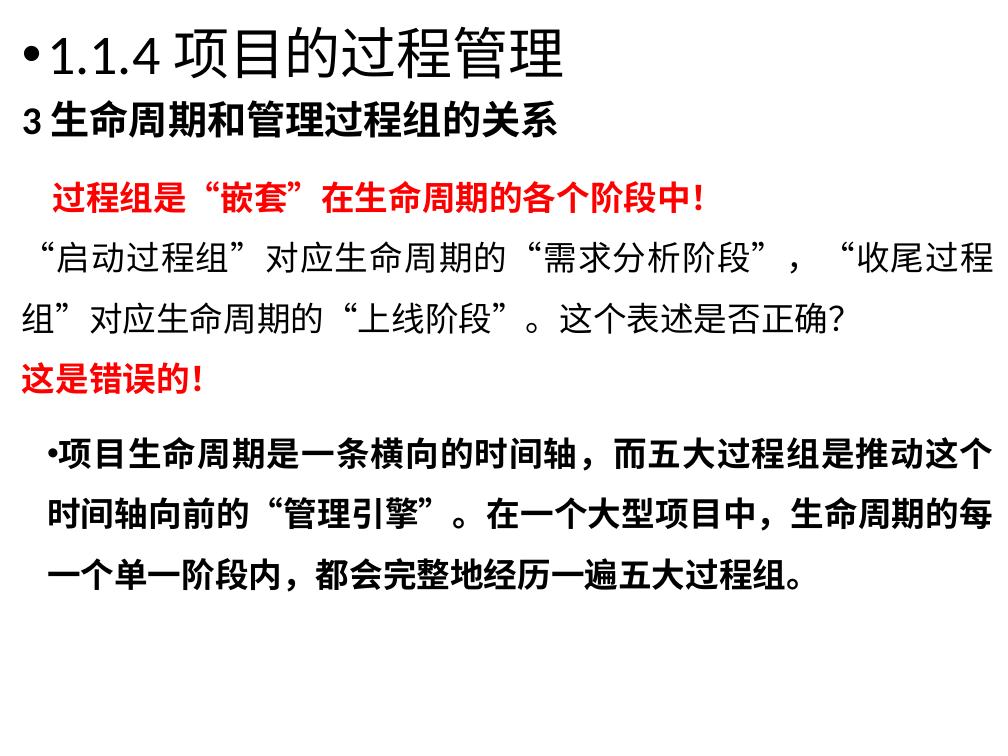
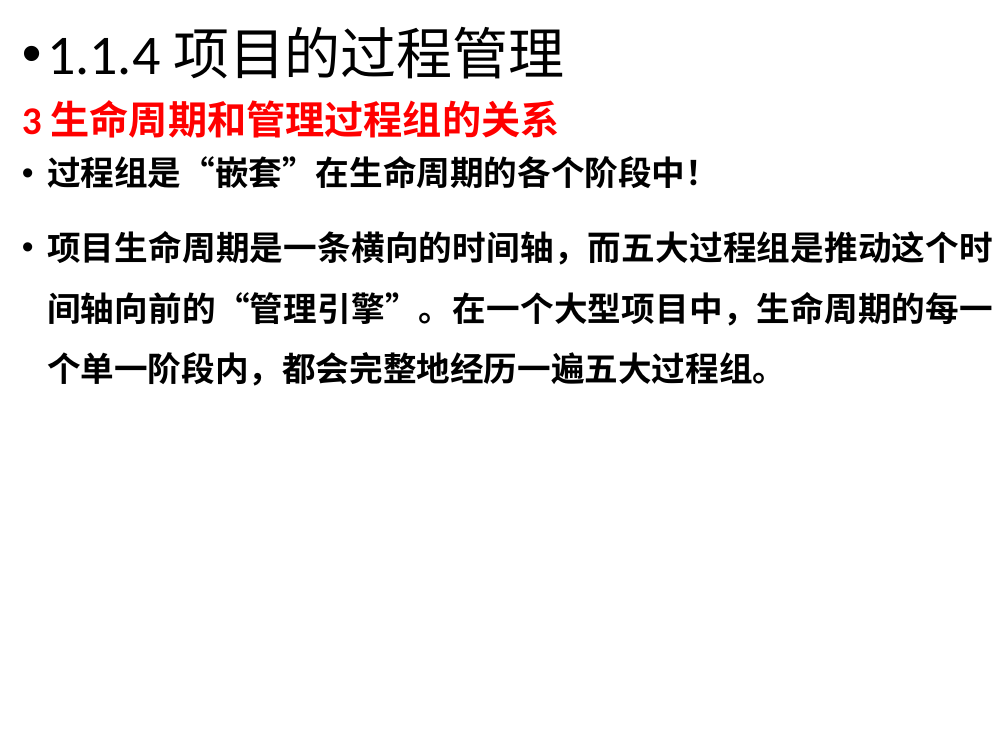
Before and after one commit to yanghui58/project_manager, a slide deck: slide 20 of 第1章 信息系统项目的特点与规划.pptx (slide 19 before the commit). Drawn at 1008x756 pixels with LibreOffice and Linux fonts; fonts in the diff are those of the drawing; background and template pictures are left out. Boxes give left, top, right and bottom in pixels: in the first picture for what was removed or moved away, otherwise in the second. Text is boxed around its words. In the diff, an @@ line names an element or a change of style, - is before the commit and + after.

```diff
--- a/第1章 信息系统项目的特点与规划.pptx
+++ b/第1章 信息系统项目的特点与规划.pptx
@@ text at <box>22,100,993,386</box>: text colour #000000 to #FF0000 in "3 生命周期和管理过程组的关系"; text colour #FF0000 to #000000 in "过程组是“嵌套”在生命周期的各个阶段中！"; alignment justified to left; bullet none to •; line spacing 1.5 to 0.9; indent changed @@
@@ text at <box>22,241,994,394</box>: paragraphs removed @@
-“启动过程组”对应生命周期的“需求分析阶段”，“收尾过程组”对应生命周期的“上线阶段”。这个表述是否正确？
-这是错误的！
```
Also in this commit, not shown: 16 other slides changed, 2 slides added, 1 other file.
